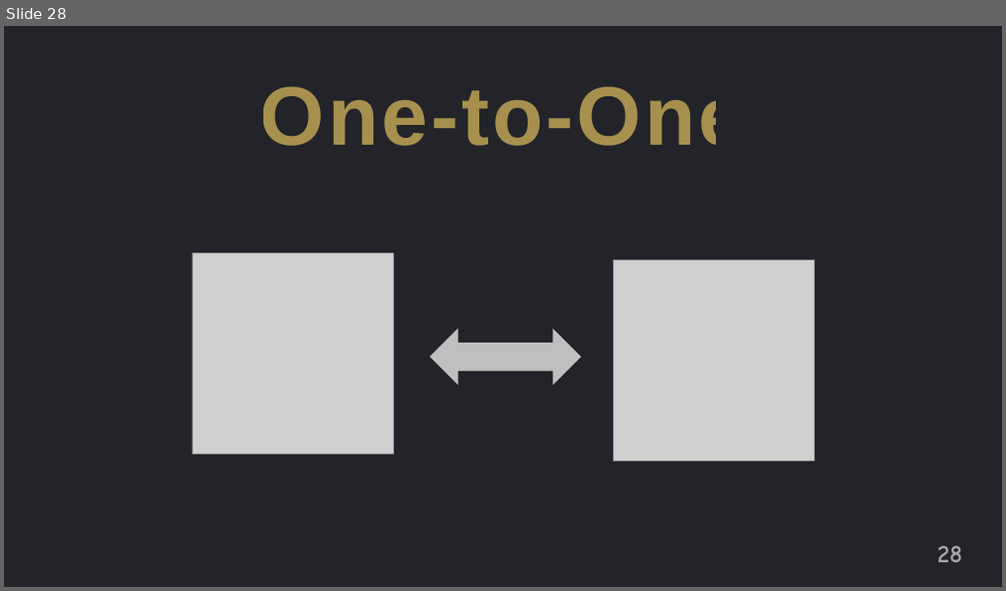
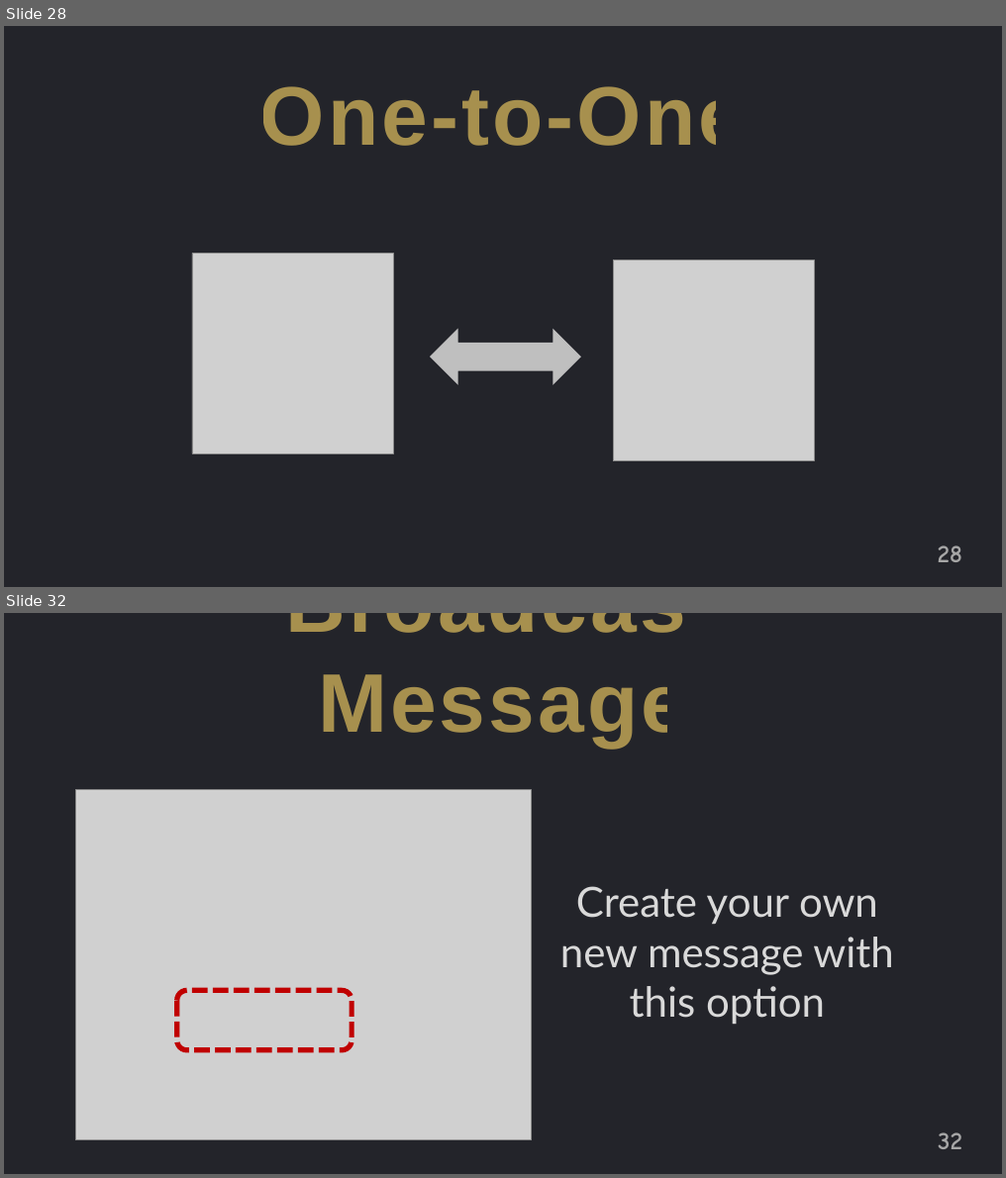
Before and after one commit to jguo108/My-Programming-Courses, a slide deck: Scratch for Newbies/Level2/1 Knock Knock/Note/Notes.pptx. Shown one above the other, each under a label of ours: slide 28 before the commit, slides 28 and 32 after it; the slides between them are not shown. The pictures are 1006x591 and 1006x1178 pixels, drawn with LibreOffice and Linux fonts; fonts in the diff are those of the drawing; grey boxes stand for pictures. Boxes give left, top, right and bottom in pixels: in the first picture for what was removed or moved away, otherwise in the second. Text is boxed around its words. In the diff, an @@ line names an element or a change of style, - is before the commit and + after.

```diff
--- a/Scratch for Newbies/Level2/1 Knock Knock/Note/Notes.pptx
+++ b/Scratch for Newbies/Level2/1 Knock Knock/Note/Notes.pptx
@@ slide 32 added at (4, 613, 1002, 1174), background #FFFFFF @@
@@ rectangle added at (4, 613, 1002, 1174), fill #23242A @@
@@ text added at (285, 613, 717, 747), 80 pt, text #FFD966 at 60% opacity, bold @@
+New Broadcast Message
@@ picture added at (76, 789, 532, 1140) @@
@@ text added at (560, 886, 893, 1024), 40 pt, text #D9D9D9 @@
+Create your own new message with this option
@@ rounded rectangle added at (177, 990, 351, 1051), outline #C00000 5 pt dashed @@
@@ page number added at (938, 1133, 962, 1150), 24 pt, text #A6A6A6, bold @@
+32
```
Also in this commit, not shown: 3 slides changed, 18 other slides added, 3 slides removed, 20 other files.
